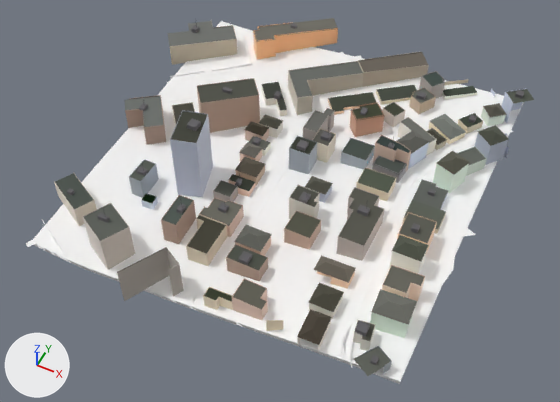
Renders of the glTF model public/tiles/0/-8_-8.glb from each side of a commit.
Rendered twice from a camera (50 mm lens) standing at (-1757.0, 1578.0, 456.0) and looking at (-1917.0, 1897.0, 57.0). The axes (+X, +Y, +Z) are drawn at lower left. The lights are the same throughout. The picture after the commit comes second. Where no turn or scale is listed for an object, it has been applied to the vertices. Vertices at exactly the same position are counted once.

In view in the first picture: 't0_-8_-8'.
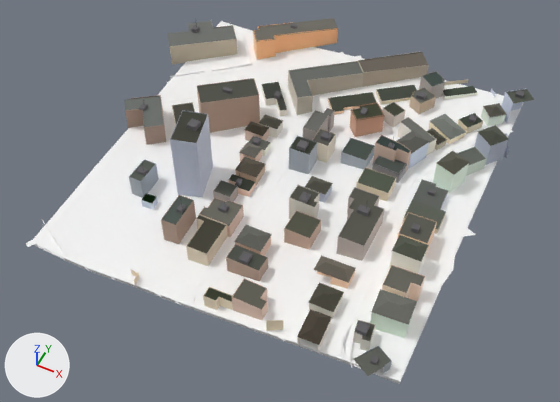
Where the newer file only moved an object's origin or applied its transform, the numbers keep the older frame.

Changed parts and their boxes [x1, y1, x2, y2] in the pictures (560 x 402 px):
part 1 of me_t0__8__8, deleted
    before: [54, 172, 184, 301]

The edits, one by one:
me_t0__8__8 is used by ob_t0__8__8; location (-1926.2, 1925.6, 83.6).
me_t0__8__8 had 11250 vertices, 17259 faces and spanned x -142.0..142.0, y -147.0..147.0, z -32.0..32.0.
me_t0__8__8 now has 11137 vertices, 17131 faces and spans x -142.0..142.0, y -143.0..147.0, z -32.0..32.0.
me_t0__8__8 part 1: 7 loose pieces with 108 vertices, spanning x -129.0..-9.0, y -147.0..-81.0, z -29.0..12.0, are deleted.
Other edits to the shape of me_t0__8__8 do not show in these pictures.
